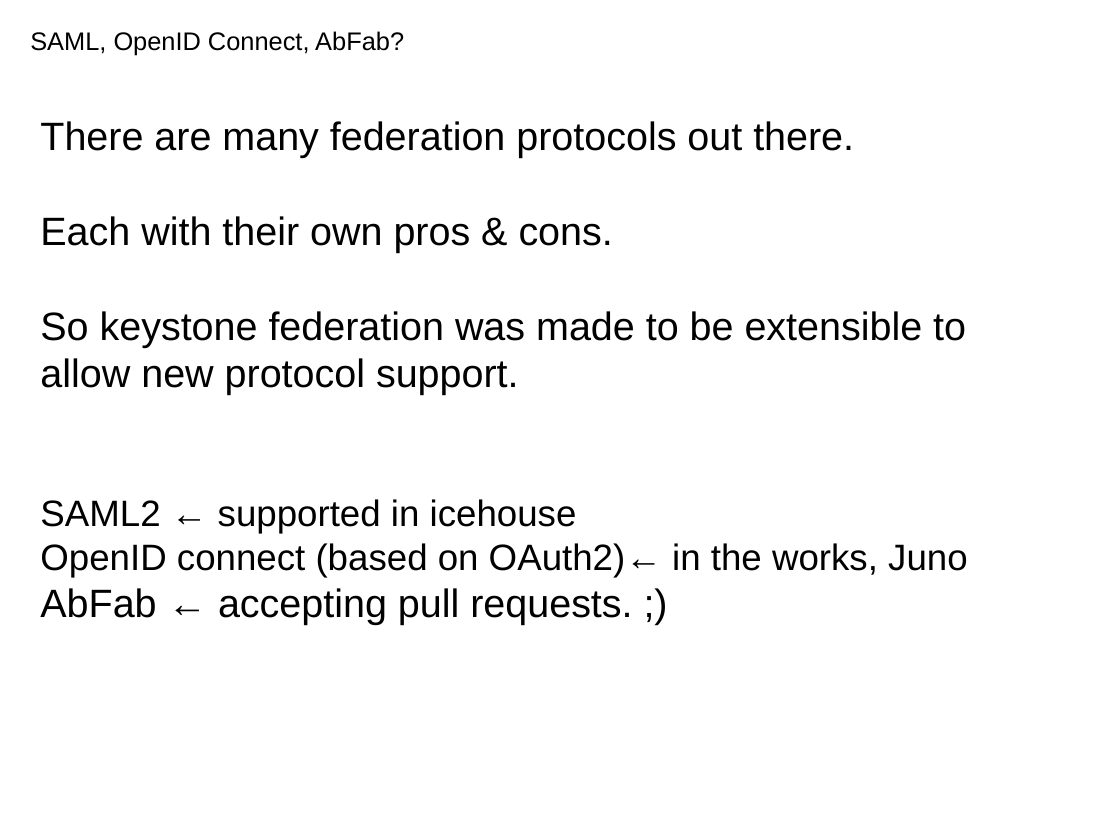
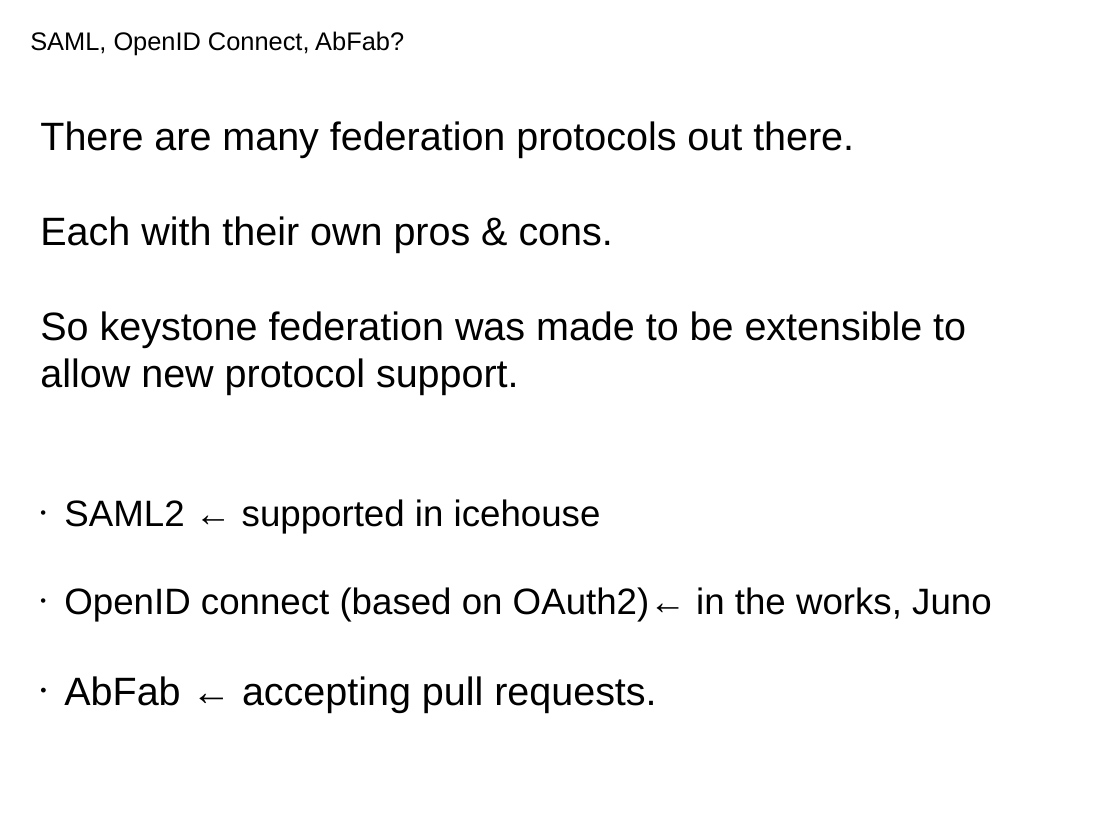
Before and after one commit to joesavak/OpenStackFederation, a slide deck: slide 6 of os-federation.odp (slide 5 before the commit). Drawn at 1120x840 pixels with LibreOffice and Linux fonts; fonts in the diff are those of the drawing. Boxes give left, top, right and bottom in pixels: in the first picture for what was removed or moved away, otherwise in the second. Text is boxed around its words. In the diff, an @@ line names an element or a change of style, - is before the commit and + after.

```diff
--- a/os-federation.odp
+++ b/os-federation.odp
@@ text at (64,499,992,622): bullet none to • @@
@@ text at (64,676,656,713): text changed @@
-AbFab ← accepting pull requests. ;)
+• AbFab ← accepting pull requests.
```
Also in this commit, not shown: 5 other slides changed, 1 slide added.
